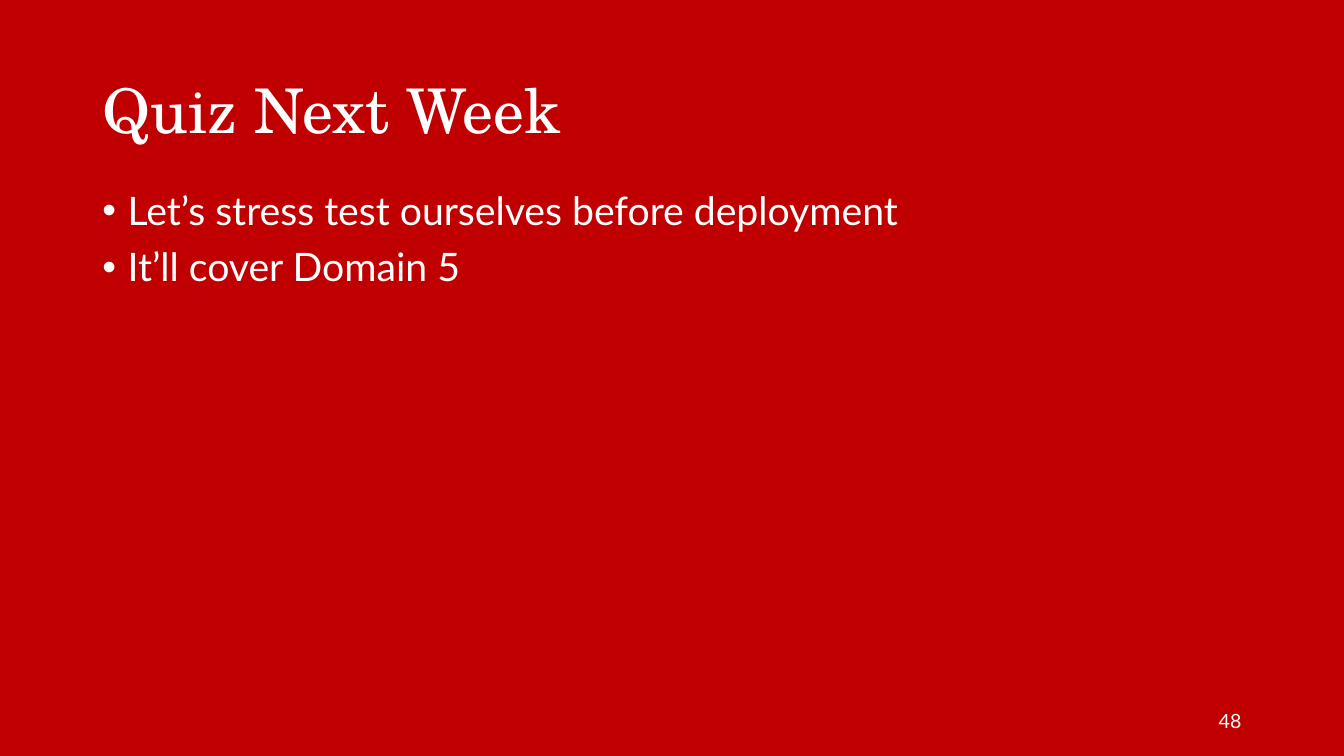
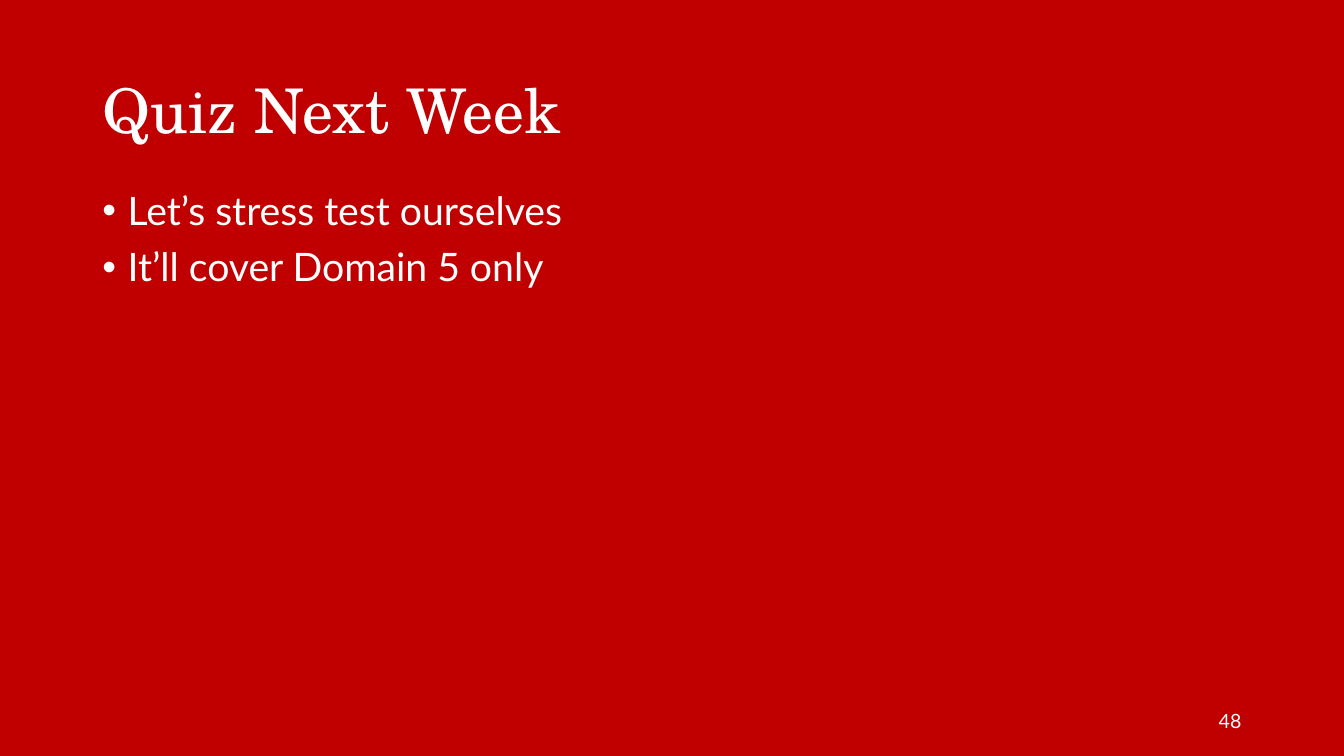
Before and after one commit to irfanradarma/Audit-SI, a slide deck: slide 48 of Slides/2026/11 - Information Asset Security and Control.pptx. Drawn at 1344x756 pixels with LibreOffice and Linux fonts; fonts in the diff are those of the drawing; background and template pictures are left out. Boxes give left, top, right and bottom in pixels: in the first picture for what was removed or moved away, otherwise in the second. Text is boxed around its words. In the diff, an @@ line names an element or a change of style, - is before the commit and + after.

```diff
--- a/Slides/2026/11 - Information Asset Security and Control.pptx
+++ b/Slides/2026/11 - Information Asset Security and Control.pptx
@@ text at (128, 195, 562, 288): text changed @@
-• Let’s stress test ourselves before deployment
-• It’ll cover Domain 5
+• Let’s stress test ourselves
+• It’ll cover Domain 5 only
```
